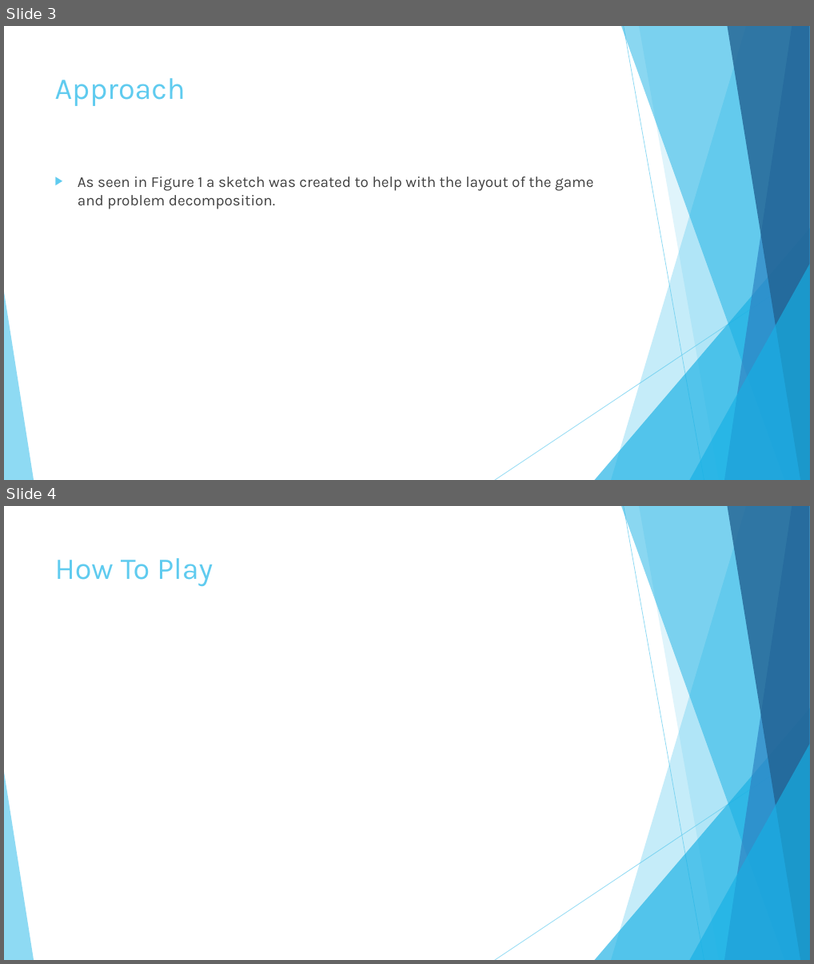
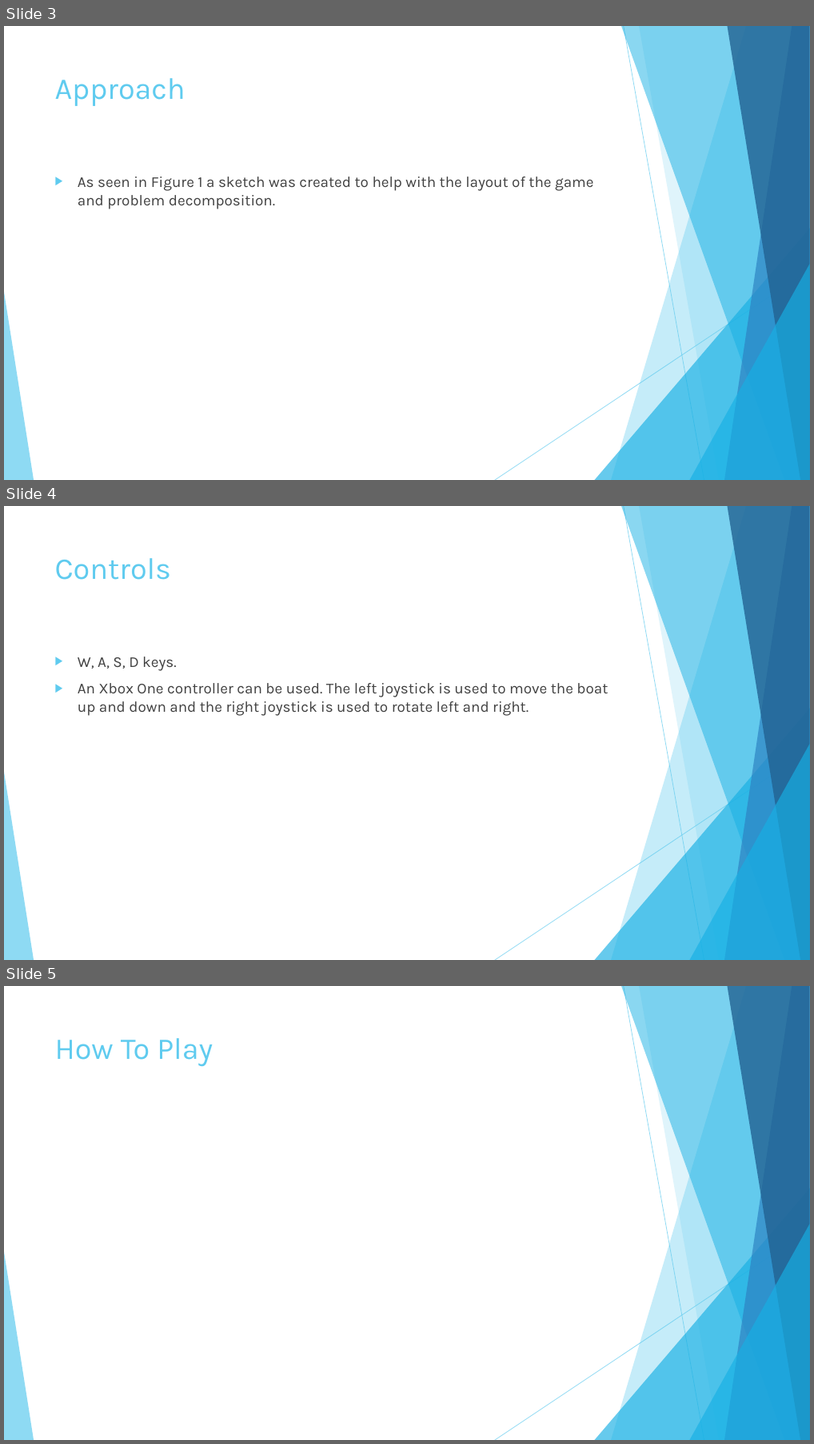
Before and after one commit to nadianadeem/Pirate-Dash, a slide deck: 2DBoatRacePresentation.pptx. Shown one above the other, each under a label of ours: slides 3 and 4 before the commit, slides 3, 4 and 5 after it. The pictures are 814x964 and 814x1444 pixels, drawn with LibreOffice and Linux fonts; fonts in the diff are those of the drawing. Boxes give left, top, right and bottom in pixels: in the first picture for what was removed or moved away, otherwise in the second. Text is boxed around its words. In the diff, an @@ line names an element or a change of style, - is before the commit and + after.

```diff
--- a/2DBoatRacePresentation.pptx
+++ b/2DBoatRacePresentation.pptx
@@ slide 4 added at (x1=4, y1=506, x2=810, y2=960), background #FFFFFF; not listed: 10 template elements that a slide beside it also shows @@
@@ title added at (x1=55, y1=558, x2=172, y2=580), 36 pt, text #5FCBEF @@
+Controls
@@ text added at (x1=78, y1=656, x2=608, y2=716), 18 pt, text #404040 @@
+▶ W, A, S, D keys.
+▶ An Xbox One controller can be used. The left joystick is used to move the boat up and down and the right joystick is used to rotate left and right.
@@ what was slide 4 is now slide 5 @@
```
Also in this commit, not shown: 1 other slide added, 2 other files.
